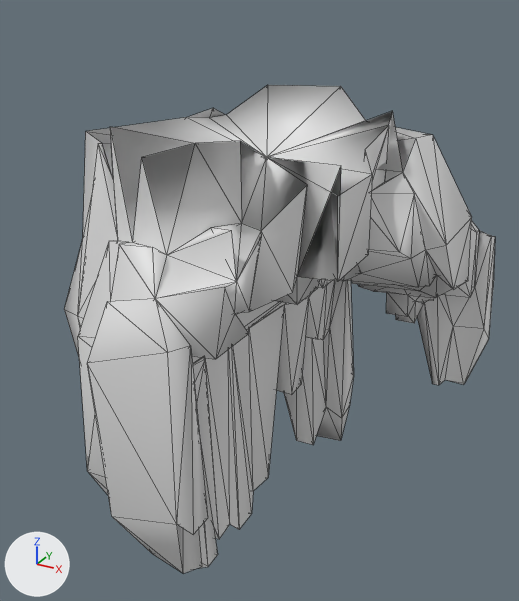
Renders of the OBJ model src/main/resources/assets/kn8/meshes/kaiju_no11/hand_left.obj from each side of a commit.
Rendered twice from a 50 mm camera at (-0.266, -0.157, 0.869) aimed at (-0.482, 0.235, 0.673). Every picture has the same lights, and +X, +Y and +Z are marked at lower left. The older version comes first. Mesh edges are drawn as thin lines. Where no turn or scale is listed for an object, it has been applied to the vertices. Vertices at exactly the same position are counted once.

The first picture shows 'hand_left'.
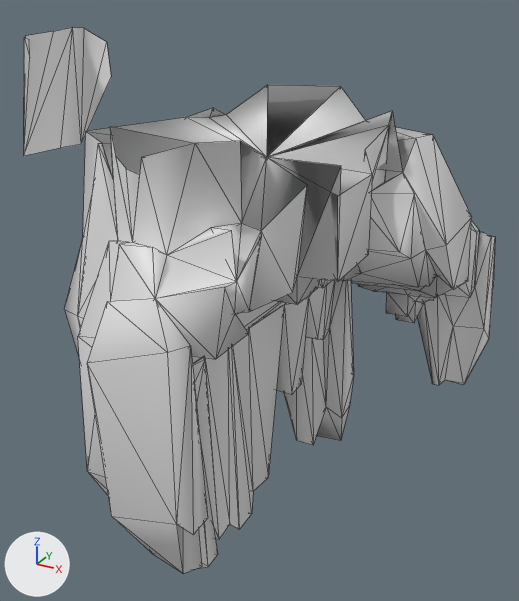
Pixel boxes [x1, y1, x2, y2] of what changed, in the pictures (519 x 601 px; the box of a moved part takes in the faces that stretch with it):
'hand_left', reshaped (9% wider, 12% taller): before [64, 85, 495, 573]; after [24, 28, 495, 573]
part 1 of me_hand_left, moved or reshaped: before [267, 85, 392, 276]; after [116, 85, 392, 276]
part 2 of me_hand_left, added: after [24, 28, 111, 156]

Patch to the scene script:
```diff
--- a/src/main/resources/assets/kn8/meshes/kaiju_no11/hand_left.obj.py
+++ b/src/main/resources/assets/kn8/meshes/kaiju_no11/hand_left.obj.py
@@ me_hand_left @@
 # used by ob_hand_left; location = (0.0, 0.0, 0.0)
-me_hand_left.from_pydata(...)  # 307 vertices, 610 faces; spans x -0.564..-0.351, y 0.084..0.391, z 0.51..0.807
+me_hand_left.from_pydata(...)  # 322 vertices, 622 faces; spans x -0.614..-0.351, y 0.084..0.391, z 0.51..0.845
+# me_hand_left part 1
+# 4 faces are deleted
+# 3 vertices are added at (-0.494, 0.114, 0.794), (-0.485, 0.109, 0.789), (-0.479, 0.112, 0.787)
+# 6 new faces join them
+# me_hand_left part 2
+# 12 vertices are added at x -0.614..-0.577, y 0.165..0.214, z 0.77..0.845
+# 10 new faces join them
```
